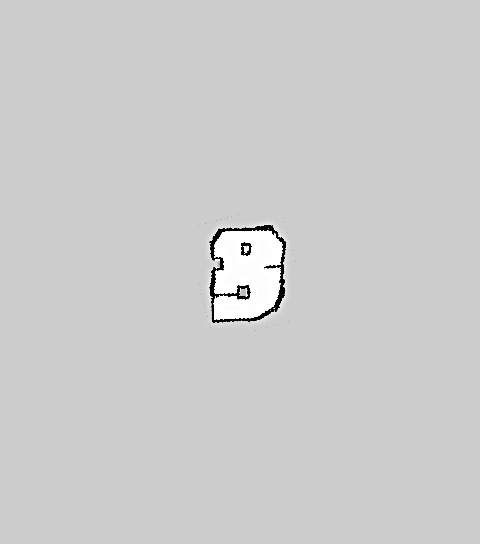
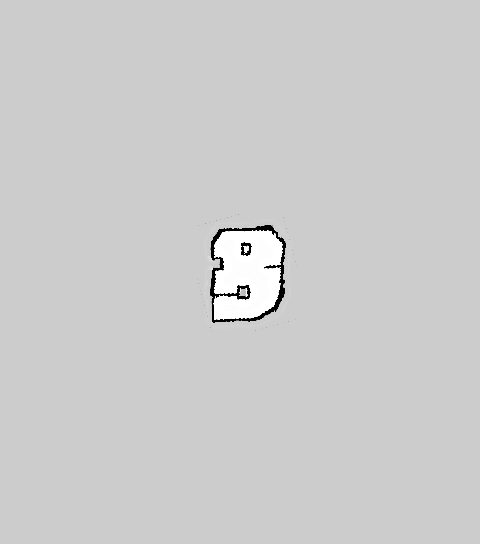
The second w=480, h=544 image is a revision of the first. Changes to its layers:
painted on "map_fixed_rotation.pgm" over [206, 221, 290, 327]
